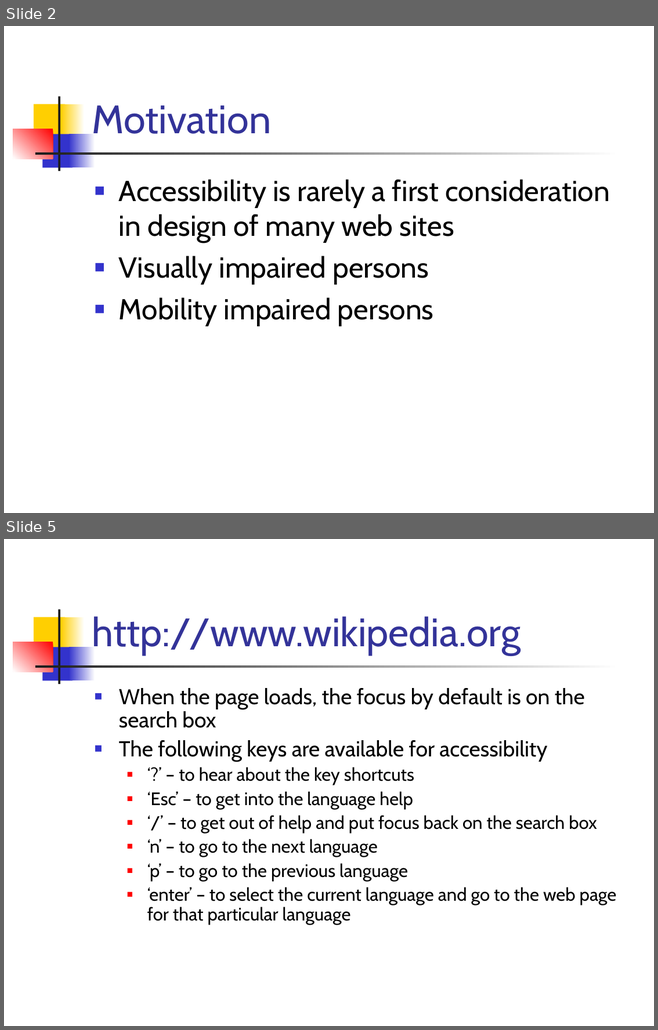
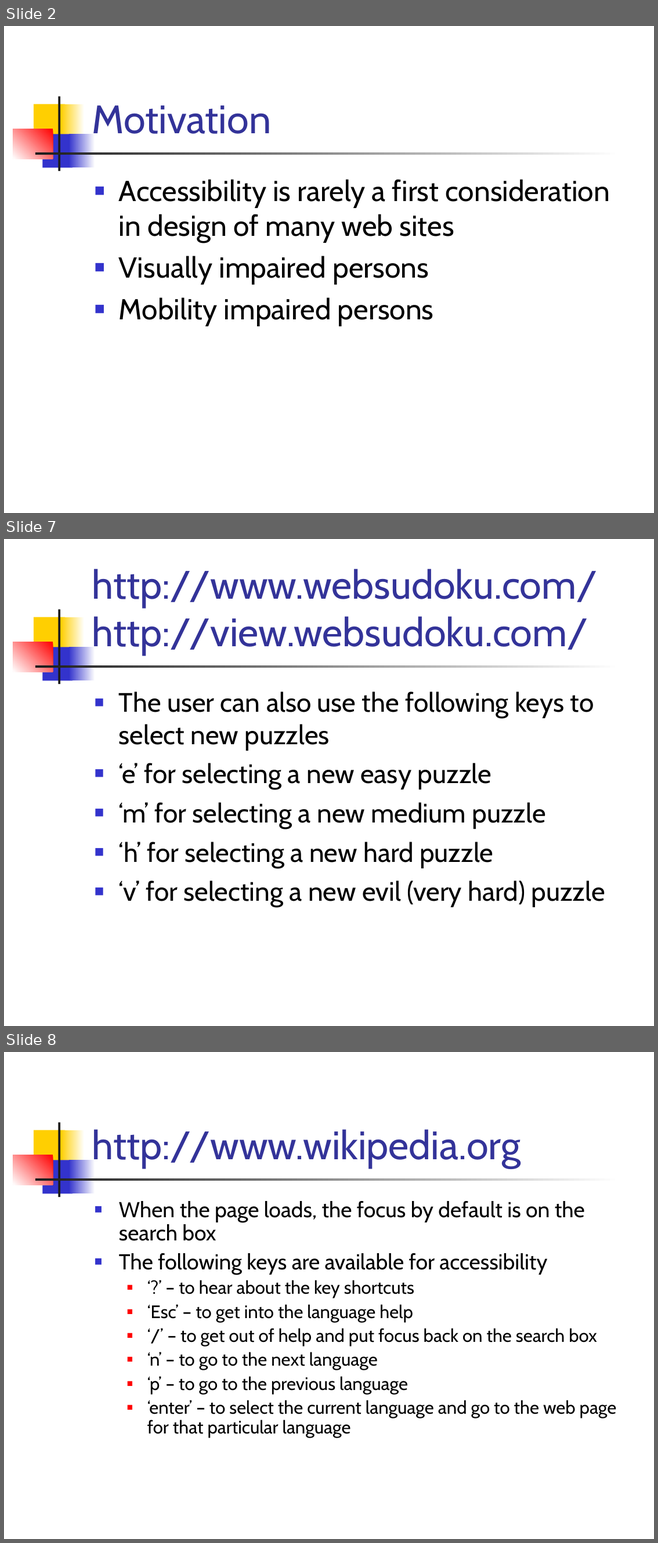
Before and after one commit to prateekt/pp-axsjax-scripts, a slide deck: AxsJax.ppt. Shown one above the other, each under a label of ours: slides 2 and 5 before the commit, slides 2, 7 and 8 after it; the slides between them are not shown. The pictures are 658x1030 and 658x1543 pixels, drawn with LibreOffice and Linux fonts; fonts in the diff are those of the drawing. Boxes give left, top, right and bottom in pixels: in the first picture for what was removed or moved away, otherwise in the second. Text is boxed around its words. In the diff, an @@ line names an element or a change of style, - is before the commit and + after.

```diff
--- a/AxsJax.ppt
+++ b/AxsJax.ppt
@@ slide 7 added at <box>4,539,654,1026</box>, background #FFFFFF; not listed: 7 template elements that a slide beside it also shows @@
@@ title added at <box>92,569,597,656</box>, 44 pt, text #333399 @@
+http://www.websudoku.com/
+http://view.websudoku.com/
@@ text added at <box>119,692,604,907</box>, 29.6 pt, text #000000 @@
+■ The user can also use the following keys to select new puzzles
+■ ‘e’ for selecting a new easy puzzle
+■ ‘m’ for selecting a new medium puzzle
+■ ‘h’ for selecting a new hard puzzle
+■ ‘v’ for selecting a new evil (very hard) puzzle
@@ what was slide 5 is now slide 8 @@
```
Also in this commit, not shown: 2 slides changed, 2 other slides added, 1 other file.
